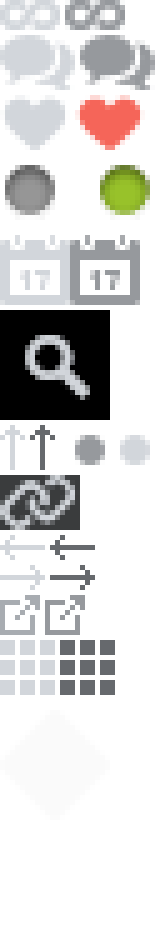
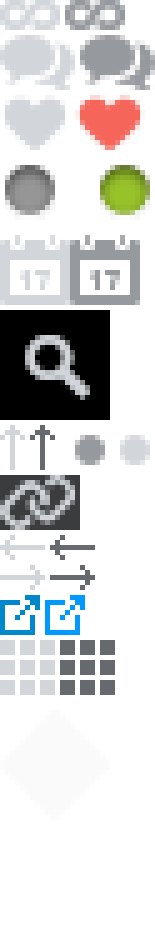
Layer changes from the first 155 x 935 image to the second:
painted on "likes" (1st of 2) over box(10, 130, 15, 135)
painted on "likes" (2nd of 2) over box(85, 125, 95, 140)
added layer "Color Fill 4" above "Color Fill 3" over box(45, 595, 85, 635)
added layer "Color Fill 3" above "Layer 1" over box(0, 595, 40, 635)
